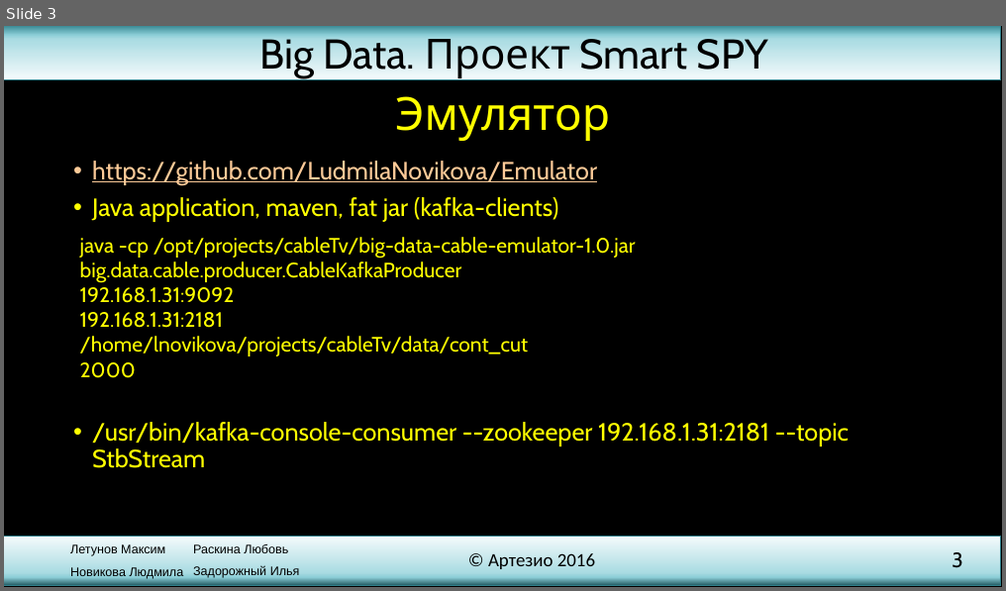
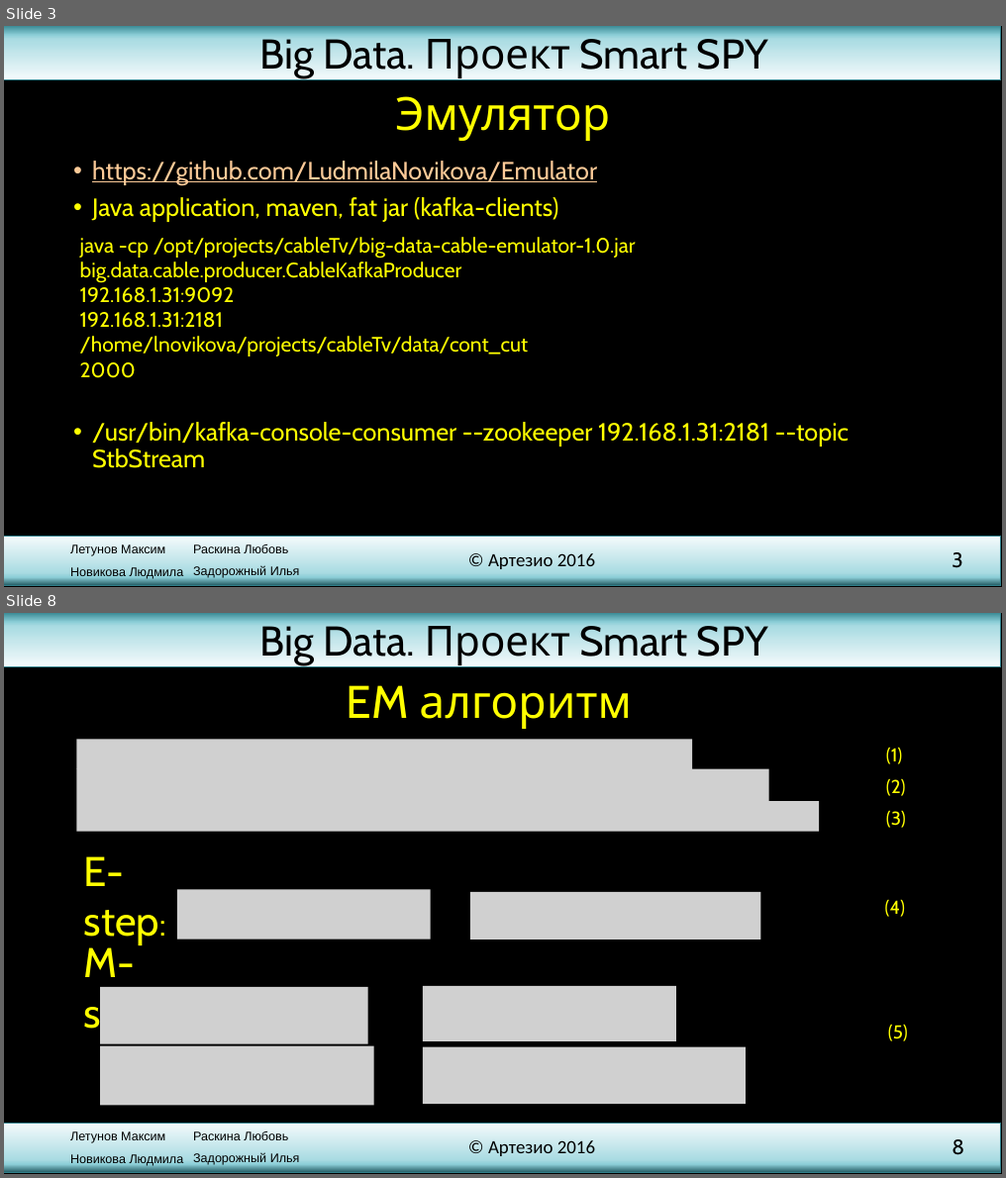
Before and after one commit to SmallDev/TestSmart, a slide deck: presentation.pptx. Shown one above the other, each under a label of ours: slide 3 before the commit, slides 3 and 8 after it; the slides between them are not shown. The pictures are 1006x591 and 1006x1178 pixels, drawn with LibreOffice and Linux fonts; fonts in the diff are those of the drawing; grey boxes stand for pictures; background and template pictures are left out. Boxes give left, top, right and bottom in pixels: in the first picture for what was removed or moved away, otherwise in the second. Text is boxed around its words. In the diff, an @@ line names an element or a change of style, - is before the commit and + after.

```diff
--- a/presentation.pptx
+++ b/presentation.pptx
@@ slide 8 added at bbox=[4, 613, 1002, 1174], background picture (left out); not listed: 7 template elements that a slide beside it also shows @@
@@ subtitle added at bbox=[347, 685, 632, 729], 44 pt, text #FFFF00 @@
+EM алгоритм
@@ picture added at bbox=[76, 740, 692, 769] @@
@@ text added at bbox=[886, 747, 902, 764], 18 pt, text #FFFF00 @@
+(1)
@@ picture added at bbox=[76, 769, 769, 802] @@
@@ text added at bbox=[886, 778, 906, 796], 18 pt, text #FFFF00 @@
+(2)
@@ picture added at bbox=[76, 801, 819, 831] @@
@@ text added at bbox=[886, 810, 906, 828], 18 pt, text #FFFF00 @@
+(3)
@@ text added at bbox=[84, 857, 159, 946], 40 pt, text #FFFF00 @@
+E-step:
@@ picture added at bbox=[177, 890, 430, 940] @@
@@ picture added at bbox=[470, 892, 761, 940] @@
@@ text added at bbox=[885, 899, 905, 917], 18 pt, text #FFFF00 @@
+(4)
@@ text added at bbox=[84, 948, 159, 1038], 40 pt, text #FFFF00 @@
+M-step:
@@ picture added at bbox=[101, 987, 368, 1045] @@
@@ picture added at bbox=[423, 986, 677, 1042] @@
@@ text added at bbox=[888, 1024, 908, 1042], 18 pt, text #FFFF00 @@
+(5)
@@ picture added at bbox=[101, 1047, 374, 1106] @@
@@ picture added at bbox=[423, 1048, 746, 1104] @@
```
Also in this commit, not shown: 4 slides changed, 2 other slides added.
